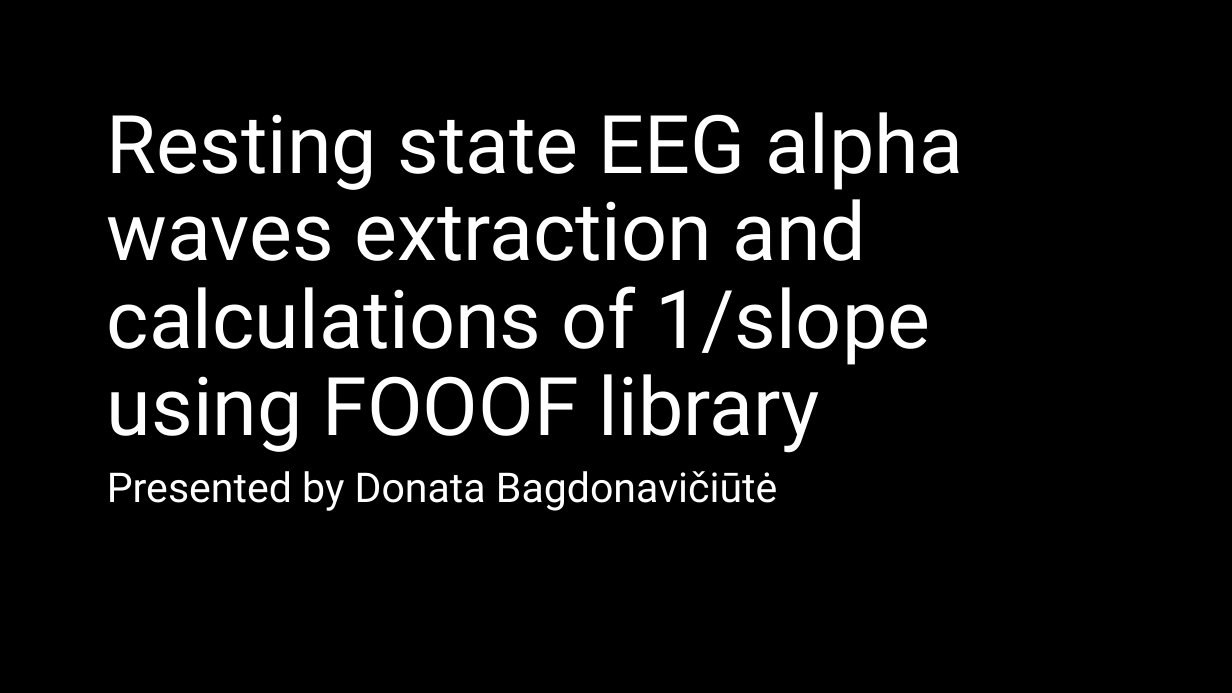
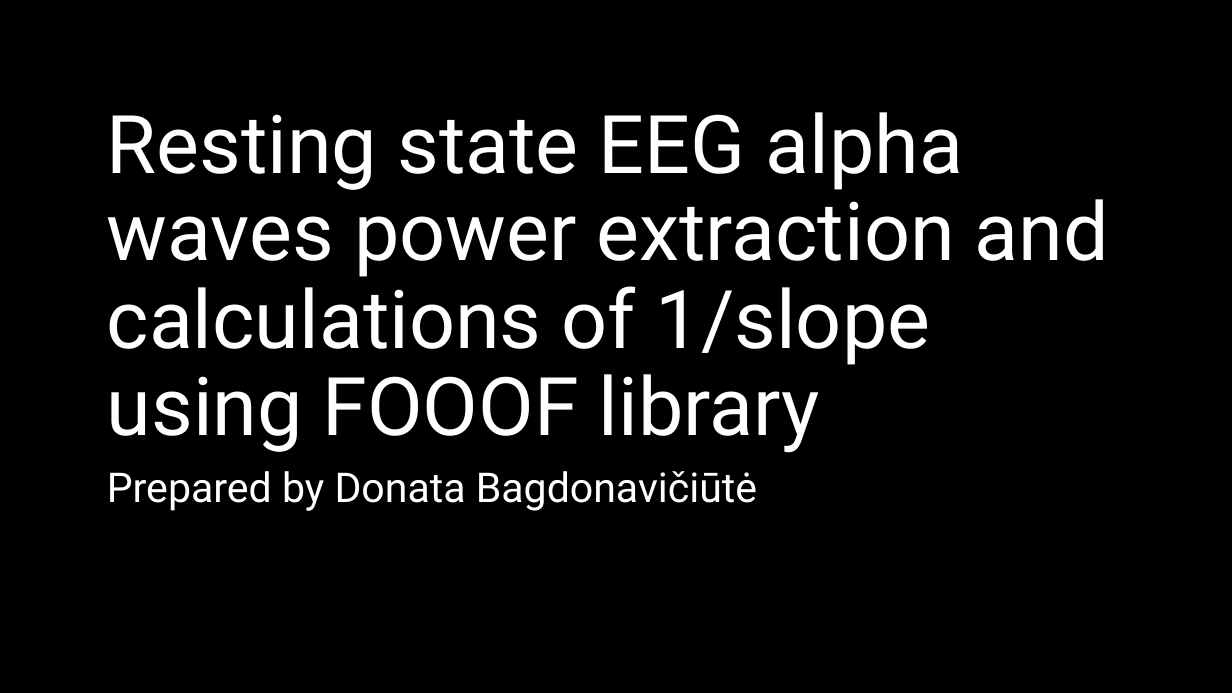
Before and after one commit to DonataBag/Pratybos-naujas, a slide deck: slide 1 of Pratybos naujas/Resting state EEG alpha waves extraction and calculations.pptx. Drawn at 1232x693 pixels with LibreOffice and Linux fonts; fonts in the diff are those of the drawing; background and template pictures are left out. Boxes give left, top, right and bottom in pixels: in the first picture for what was removed or moved away, otherwise in the second. Text is boxed around its words. In the diff, an @@ line names an element or a change of style, - is before the commit and + after.

```diff
--- a/Pratybos naujas/Resting state EEG alpha waves extraction and calculations.pptx
+++ b/Pratybos naujas/Resting state EEG alpha waves extraction and calculations.pptx
@@ title at [107, 112, 1109, 453]: text changed @@
-Resting state EEG alpha waves extraction and calculations of 1/slope using FOOOF library
+Resting state EEG alpha waves power extraction and calculations of 1/slope using FOOOF library
@@ subtitle at [107, 471, 757, 511]: text changed @@
-Presented by Donata Bagdonavičiūtė
+Prepared by Donata Bagdonavičiūtė
```
Also in this commit, not shown: 1 other slide changed, 7 slides added, 5 slides removed, 14 other files.
